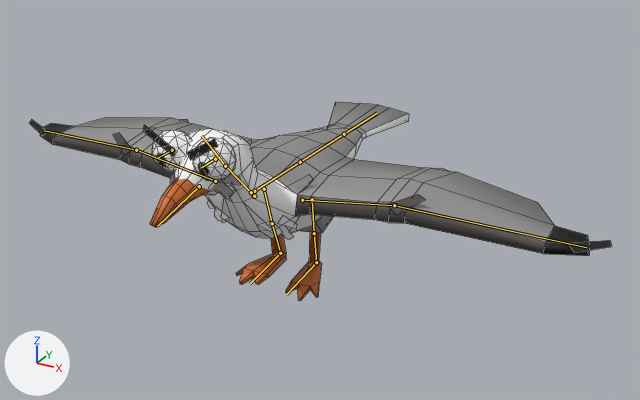
A saved change to the Blender file Assets/Models/bird_animation.blend.
Before and after are seen from a 50 mm camera at (0.822, -1.247, 0.645) aimed at (0.063, 0.133, -0.045). Lighting does not change. The marker at lower left points along +X, +Y and +Z. The picture after the commit comes second. The bones that bend it are drawn over the model as lines. Mesh edges are drawn as thin lines.

The first picture shows 'Bird_mesh'.
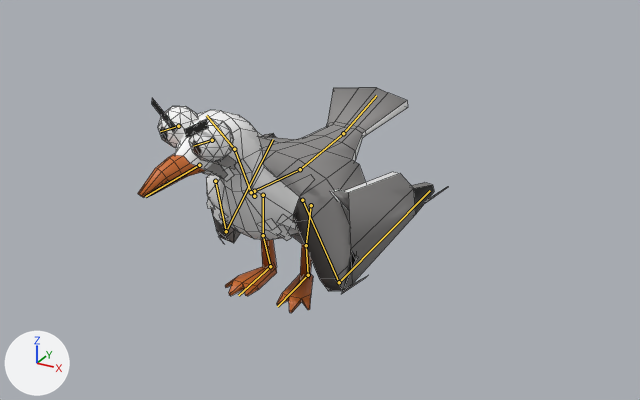
The newer file adds an action. The first version stands in its rest pose; the second is drawn at frame 60 of the action 'Idle.001'.

Location of each change, [x1, y1, x2, y2] in pixels of the pictures (640 x 400 px):
'Bird_mesh', posed (47% narrower, 13% taller)
    before: [30, 102, 612, 301]
    after: [138, 88, 447, 313]
bone 'spine0', root to tip
    before: (254, 191) to (300, 162)
    after: (254, 191) to (300, 169)
bone 'spine1', root to tip
    before: (300, 162) to (344, 134)
    after: (300, 169) to (343, 133)
bone 'tail', root to tip
    before: (344, 134) to (377, 113)
    after: (343, 133) to (376, 95)
bone 'hip.R', root to tip
    before: (264, 189) to (272, 223)
    after: (263, 195) to (263, 235)
bone 'knee.R', root to tip
    before: (272, 223) to (280, 253)
    after: (263, 235) to (270, 266)
bone 'hip.L', root to tip
    before: (312, 199) to (314, 233)
    after: (311, 205) to (306, 245)
bone 'knee.L', root to tip
    before: (314, 233) to (316, 262)
    after: (306, 245) to (308, 275)
bone 'neck', root to tip
    before: (251, 192) to (225, 166)
    after: (251, 192) to (234, 149)
bone 'head', root to tip
    before: (225, 166) to (201, 135)
    after: (234, 149) to (206, 115)
bone 'shoulder.R', root to tip
    before: (215, 181) to (136, 150)
    after: (215, 181) to (226, 231)
bone 'elbow.R', root to tip
    before: (136, 150) to (44, 130)
    after: (226, 231) to (273, 139)
bone 'shoulder.L', root to tip
    before: (302, 200) to (394, 205)
    after: (302, 200) to (339, 282)
bone 'elbow.L', root to tip
    before: (394, 205) to (586, 247)
    after: (339, 282) to (430, 190)

The change in detail:
Bone 'spine0' (bone_spine0) turns from (0, 0, 0) to (-5, 0, 0) degrees about its own x, y and z.
Bone 'spine1' (bone_spine1) turns from (0, 0, 0) to (11, 0, 0) degrees about its own x, y and z.
Bone 'tail' (bone_tail) turns from (0, 0, 0) to (9, 0, 0) degrees about its own x, y and z.
Bone 'hip.R' (bone_hip_r) turns from (0, 0, 0) to (-15, 2, -2) degrees about its own x, y and z.
Bone 'knee.R' (bone_knee_r) turns from (0, 0, 0) to (17, -3, 2) degrees about its own x, y and z.
Bone 'hip.L' (bone_hip_l) turns from (0, 0, 0) to (-14, 5, 0) degrees about its own x, y and z.
Bone 'knee.L' (bone_knee_l) turns from (0, 0, 0) to (17, -5, -1) degrees about its own x, y and z.
Bone 'neck' (bone_neck) turns from (0, 0, 0) to (-19, -5, 2) degrees about its own x, y and z.
Bone 'head' (bone_head) turns from (0, 0, 0) to (18, -9, 3) degrees about its own x, y and z.
Bone 'shoulder.R' (bone_shoulder_r) turns from (0, 0, 0) to (-89, -20, 12) degrees about its own x, y and z.
Bone 'elbow.R' (bone_elbow_r) turns from (0, 0, 0) to (20, -2, -66) degrees about its own x, y and z.
Bone 'shoulder.L' (bone_shoulder_l) turns from (0, 0, 0) to (-83, 4, -13) degrees about its own x, y and z.
Bone 'elbow.L' (bone_elbow_l) turns from (0, 0, 0) to (14, -12, 77) degrees about its own x, y and z.
